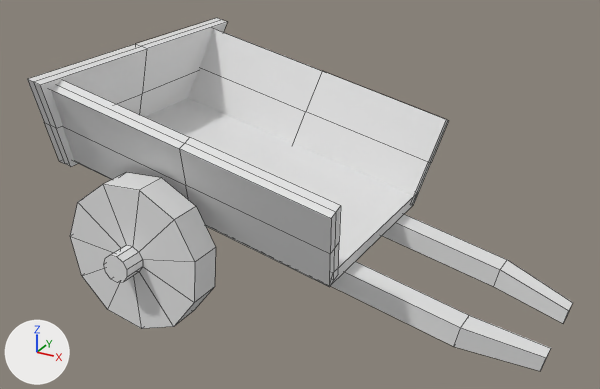
Renders of the Blender file assets/models/buildings/wooden_cart.blend from each side of a commit.
Rendered twice from a 50 mm camera at (6.17, -9.21, 5.88) aimed at (1.21, -0.2, 1.37). The axes (+X, +Y, +Z) are drawn at lower left. The lights are the same throughout. The older version comes first. Mesh edges are drawn as thin lines.
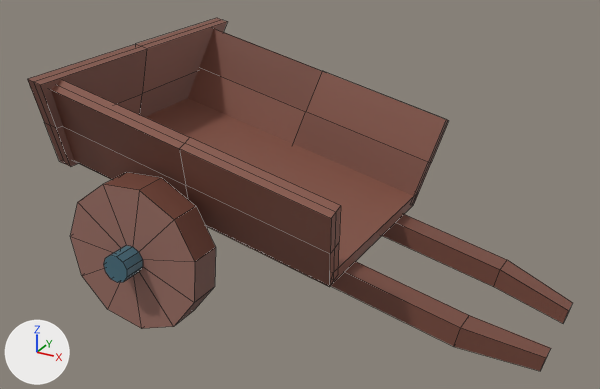
Boxes (x1, y1, x2, y2) around the edits, measured in the pictures (600 x 389 px):
'Cube.001', recoloured, surface changed (white to brown): (51, 80, 341, 286) in both
'Cube.002', recoloured, surface changed (white to brown): (188, 29, 449, 205) in both
'Cylinder.001', recoloured, surface changed (white to brown): (70, 172, 216, 329) in both
'Cube', recoloured, surface changed (white to brown): (74, 98, 414, 287) in both
'Cube.003', recoloured (white to brown): (27, 18, 227, 167) in both
'Cube.005', recoloured, surface changed (white to brown): (331, 261, 551, 371) in both
'Cube.004', recoloured, surface changed (white to brown): (382, 214, 573, 323) in both

What the commit changed:
Picture 'color-palette.png' (img_color_palette_png) is new.
Material 'Material' (mat_material) is new.
Its texture is img_color_palette_png.
me_cube_012 has 8 vertices, 6 faces and spans x -1.0..1.0, y -1.0..1.0, z -1.0..1.0.
me_cube_012 is used by ob_cube; location (0.29, 0.0, 1.38); rotation (0.0, 0.221, 0.0), in degrees (0, 13, 0); scale (2.04, 1.37, 0.104).
me_cube_012 part 1: texture (UV) coordinates of 6 of 6 faces, centred in x -1.0..1.0, y -1.0..1.0, z -1.0..1.0, changed; they spanned u 0.12..0.88, v 0.0..1.0 and now span u 0.59..0.63, v 0.26..0.3.
me_cube_012 gains material mat_material (picture img_color_palette_png).
me_cube_013 has 26 vertices, 24 faces and spans x -1.0..1.0, y -1.0..1.0, z -1.0..1.0.
me_cube_013 is used by ob_cube_001; location (0.41, -1.53, 1.91); rotation (-1.164, 0.221, 0.0), in degrees (-67, 13, 0); scale (2.04, 0.659, 0.104).
me_cube_013 part 2: texture (UV) coordinates of 24 of 24 faces, centred in x -1.0..1.0, y -1.0..1.0, z -1.0..1.0, changed; they spanned u 0.12..0.88, v 0.0..1.0 and now span u 0.59..0.62, v 0.21..0.3.
me_cube_013 gains material mat_material (picture img_color_palette_png).
me_cube_014 has 26 vertices, 24 faces and spans x -1.0..1.0, y -1.0..1.0, z -1.0..1.0.
me_cube_014 is used by ob_cube_002; location (0.41, 1.53, 1.91); rotation (1.164, 0.221, 0.0), in degrees (67, 13, 0); scale (2.04, 0.659, 0.104).
me_cube_014 part 3: texture (UV) coordinates of 24 of 24 faces, centred in x -1.0..1.0, y -1.0..1.0, z -1.0..1.0, changed; they spanned u 0.12..0.88, v 0.0..1.0 and now span u 0.6..0.63, v 0.22..0.34.
me_cube_014 gains material mat_material (picture img_color_palette_png).
me_cube_015 has 26 vertices, 24 faces and spans x -1.06..1.11, y -1.52..1.52, z -1.0..1.0.
me_cube_015 gains material mat_material (picture img_color_palette_png).
me_cube_016 has 12 vertices, 10 faces and spans x -1.0..1.41, y -2.12..1.0, z -1.0..1.0.
me_cube_016 is used by ob_cube_004; location (1.38, 0.81, 0.89); rotation (0.0, 0.221, 0.0), in degrees (0, 13, 0); scale (2.44, 0.158, 0.145).
me_cube_016 part 4: texture (UV) coordinates of 10 of 10 faces, centred in x -1.0..1.41, y -1.56..1.0, z -1.0..1.0, changed; they spanned u 0.12..0.88, v 0.0..1.0 and now span u 0.59..0.62, v 0.2..0.24.
me_cube_016 gains material mat_material (picture img_color_palette_png).
me_cube_017 has 12 vertices, 10 faces and spans x -1.0..1.41, y -1.0..2.12, z -1.0..1.0.
me_cube_017 is used by ob_cube_005; location (1.38, -0.81, 0.89); rotation (0.0, 0.221, 0.0), in degrees (0, 13, 0); scale (2.44, 0.158, 0.145).
me_cube_017 part 5: texture (UV) coordinates of 10 of 10 faces, centred in x -1.0..1.41, y -1.0..1.56, z -1.0..1.0, changed; they spanned u 0.12..0.88, v 0.0..1.0 and now span u 0.6..0.63, v 0.2..0.24.
me_cube_017 gains material mat_material (picture img_color_palette_png).
me_cylinder_004 has 44 vertices, 35 faces and spans x -0.99..0.99, y -0.96..1.0, z -1.0..2.37.
me_cylinder_004 is used by ob_cylinder_001; location (-0.1, -1.95, 0.98); rotation (1.571, 0.221, 6.283), in degrees (90, 13, 360); scale (1.0, 1.0, 0.22).
me_cylinder_004 part 6: texture (UV) coordinates of 35 of 35 faces, centred in x -0.95..0.95, y -0.96..0.92, z -1.0..2.37, changed; they spanned u 0.0..1.0, v 0.02..1.0 and now span u 0.59..0.86, v 0.2..0.36.
me_cylinder_004 gains material mat_material (picture img_color_palette_png).
